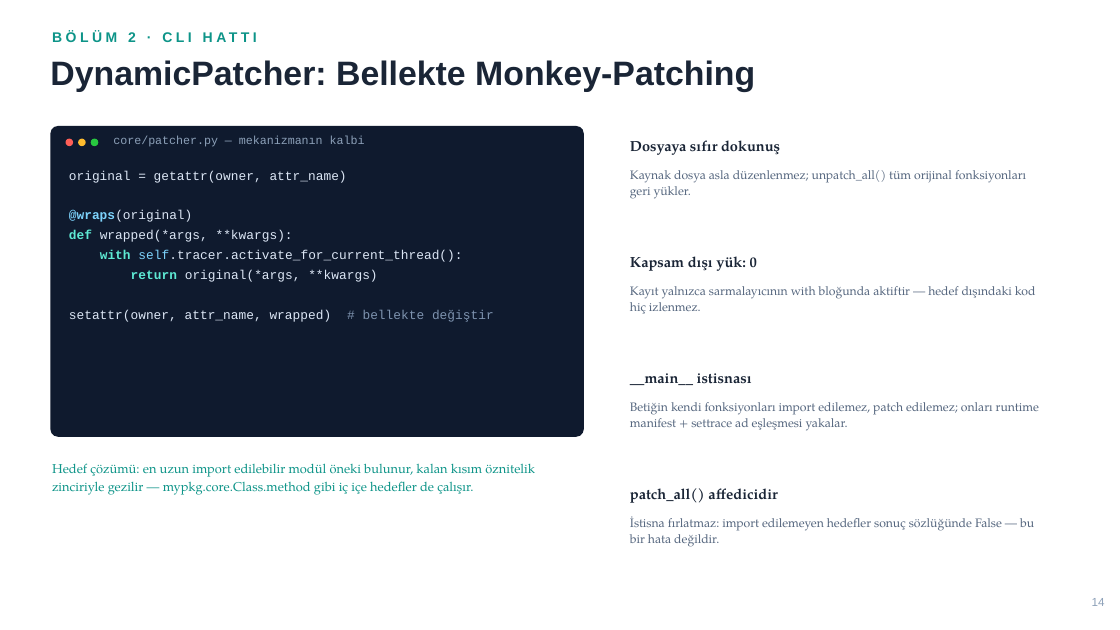
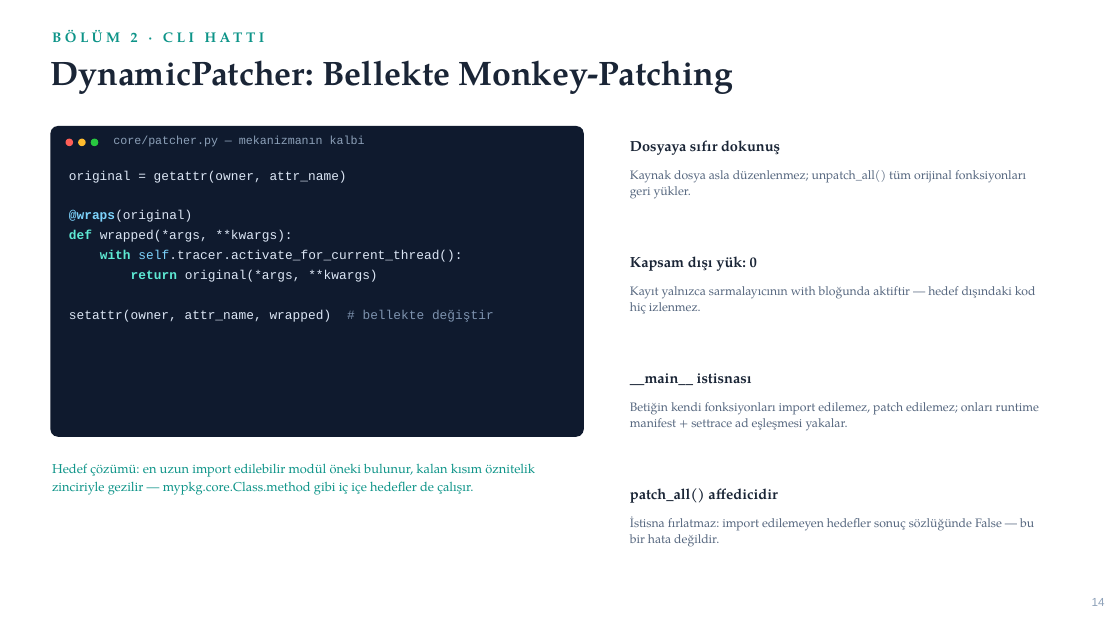
Before and after one commit to BitnetTR/focustracer, a slide deck: slide 13 of docs/FocusTracer_Sunum.pptx. Drawn at 1120x630 pixels with LibreOffice and Linux fonts; fonts in the diff are those of the drawing. Boxes give left, top, right and bottom in pixels: in the first picture for what was removed or moved away, otherwise in the second. Text is boxed around its words. In the diff, an @@ line names an element or a change of style, - is before the commit and + after.

```diff
--- a/docs/FocusTracer_Sunum.pptx
+++ b/docs/FocusTracer_Sunum.pptx
@@ text "BÖLÜM 2 · CLI HATTI" at [52,30,265,43]: font Arial to TeX Gyre Pagella @@
@@ text "DynamicPatcher: Bellekte Monkey-Patching" at [50,60,733,94]: font Arial to TeX Gyre Pagella @@
```
Also in this commit, not shown: 1 other slide changed, 3 other files.
